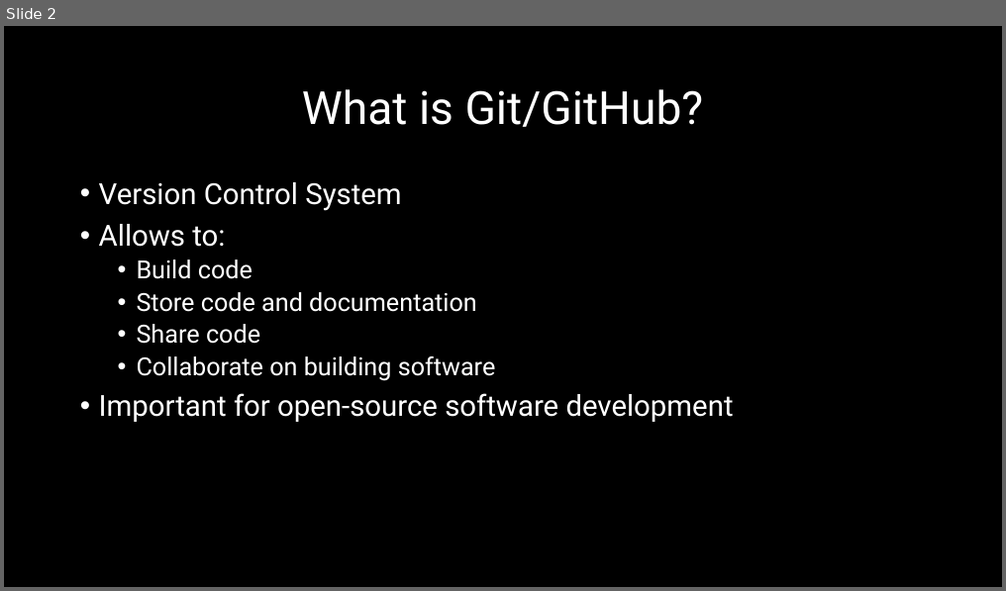
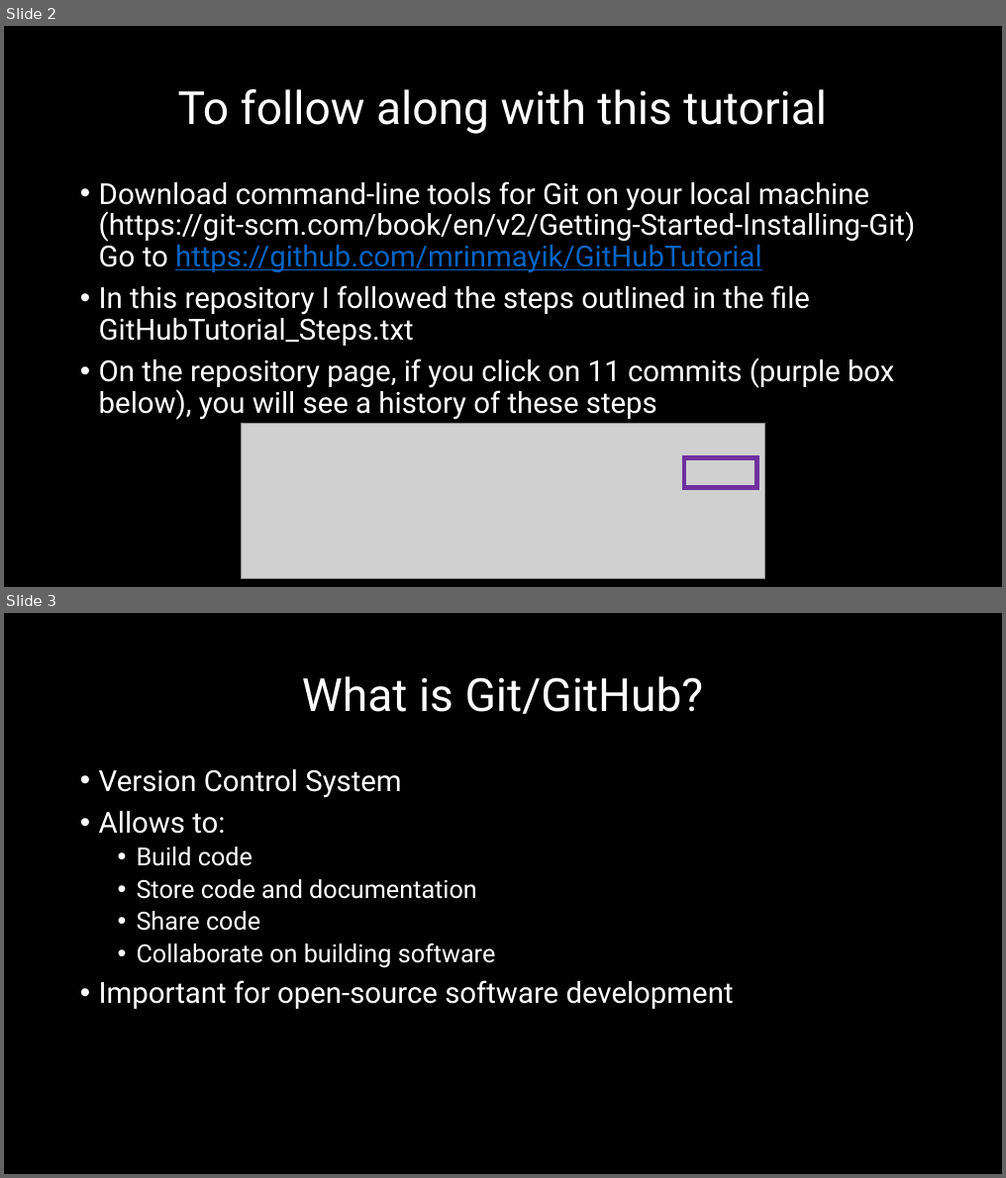
Before and after one commit to mrinmayik/GitHubTutorial, a slide deck: GitHubTutorial_Presentation.pptx. Shown one above the other, each under a label of ours: slide 2 before the commit, slides 2 and 3 after it. The pictures are 1006x591 and 1006x1178 pixels, drawn with LibreOffice and Linux fonts; fonts in the diff are those of the drawing; grey boxes stand for pictures. Boxes give left, top, right and bottom in pixels: in the first picture for what was removed or moved away, otherwise in the second. Text is boxed around its words. In the diff, an @@ line names an element or a change of style, - is before the commit and + after.

```diff
--- a/GitHubTutorial_Presentation.pptx
+++ b/GitHubTutorial_Presentation.pptx
@@ slide 2 added at (x1=4, y1=26, x2=1002, y2=587), background #000000 @@
@@ title added at (x1=178, y1=89, x2=827, y2=134), 44 pt, text #FFFFFF @@
+To follow along with this tutorial
@@ text added at (x1=99, y1=181, x2=916, y2=420), 28 pt, text #FFFFFF @@
+• Download command-line tools for Git on your local machine (https://git-scm.com/book/en/v2/Getting-Started-Installing-Git) Go to https://github.com/mrinmayik/GitHubTutorial
+• In this repository I followed the steps outlined in the file GitHubTutorial_Steps.txt
+• On the repository page, if you click on 11 commits (purple box below), you will see a history of these steps
@@ picture added at (x1=241, y1=424, x2=765, y2=579) @@
@@ rectangle added at (x1=684, y1=458, x2=757, y2=488), outline #7030A0 4.5 pt @@
@@ what was slide 2 is now slide 3 @@
```
Also in this commit, not shown: 1 slide changed, 5 other slides added, 1 other file.
